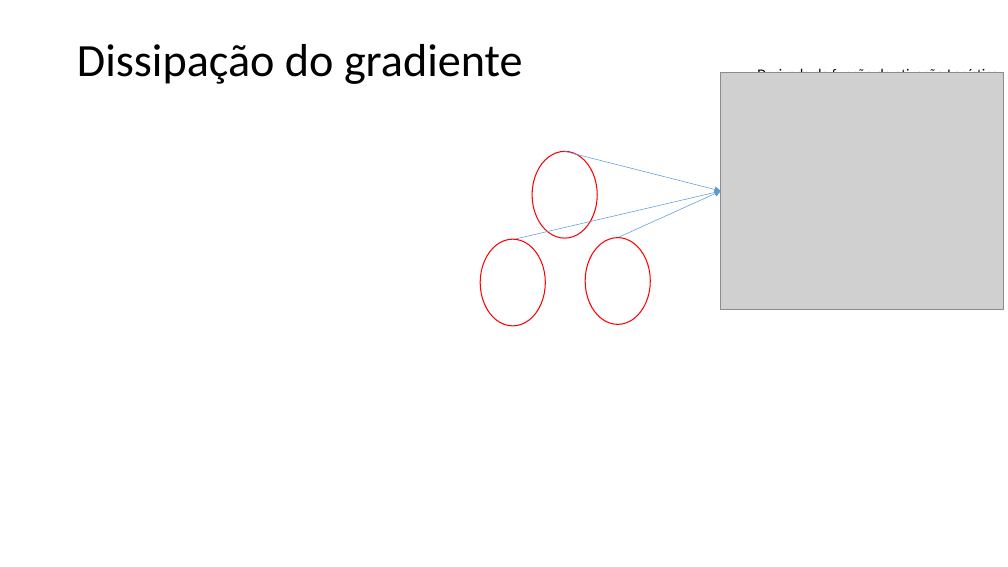
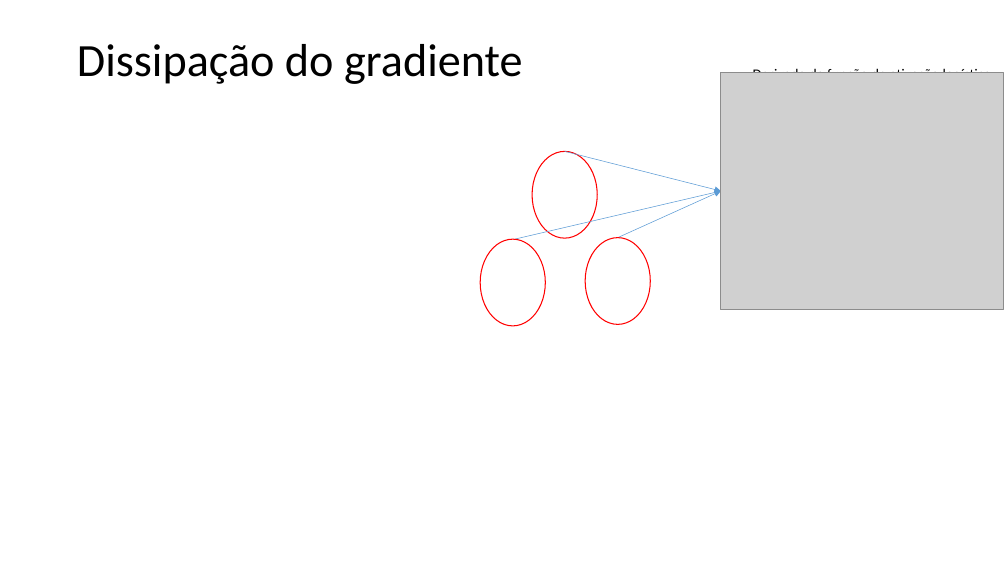
Before and after one commit to zz4fap/t320_aprendizado_de_maquina, a slide deck: slide 28 of slides/T320_Redes_Neurais_Artificiais (Parte II).pptx (slide 27 before the commit). Drawn at 1008x567 pixels with LibreOffice and Linux fonts; fonts in the diff are those of the drawing; grey boxes stand for pictures. Boxes give left, top, right and bottom in pixels: in the first picture for what was removed or moved away, otherwise in the second. Text is boxed around its words. In the diff, an @@ line names an element or a change of style, - is before the commit and + after.

```diff
--- a/slides/T320_Redes_Neurais_Artificiais (Parte II).pptx
+++ b/slides/T320_Redes_Neurais_Artificiais (Parte II).pptx
@@ text at [753, 67, 991, 73]: text changed @@
-Derivada da função de ativação Logística
+Derivada da função de ativação logística
```
Also in this commit, not shown: 17 other slides changed, 3 slides added, 1 other file.
